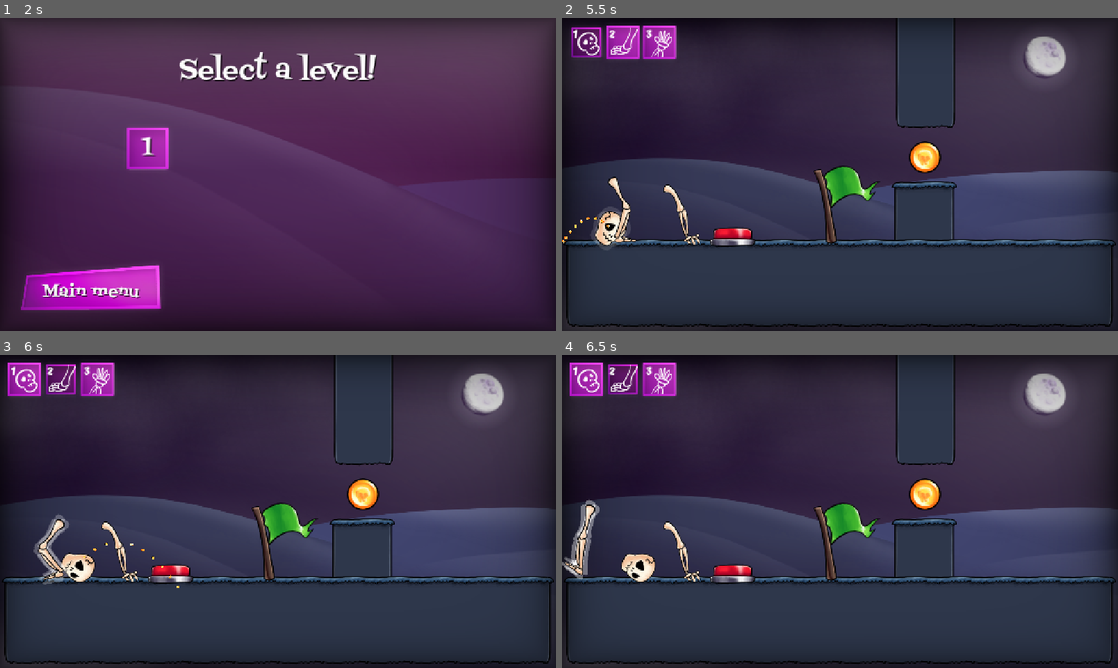
Above: before the commit, frames 1-4 (two rows, left to right).
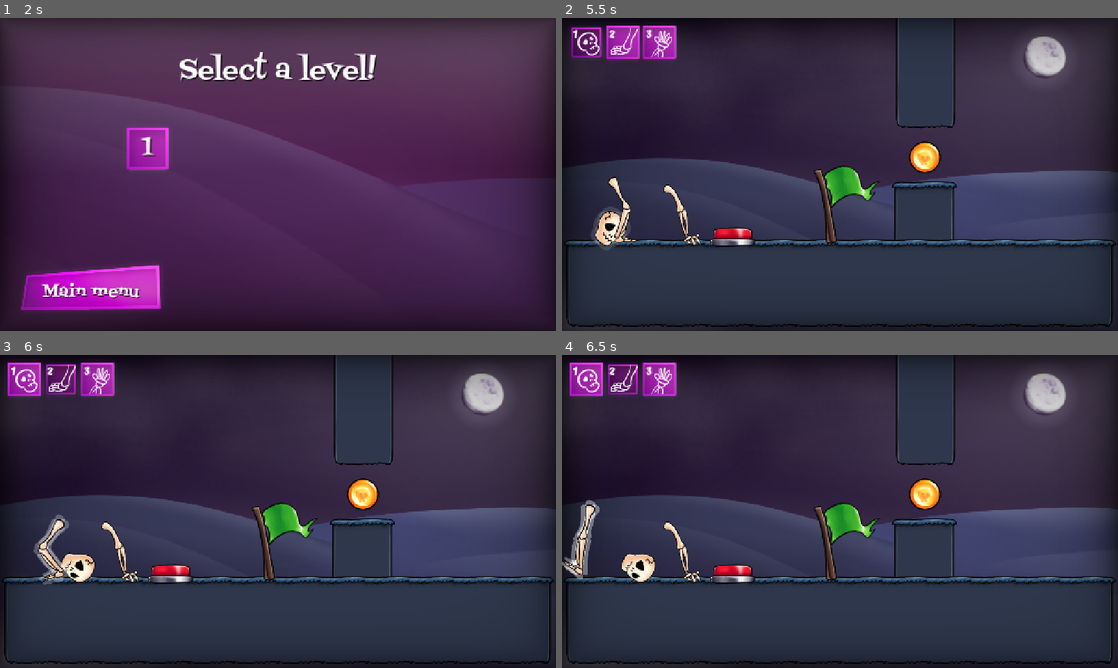
Above: after the commit, the same moments.

Repository: KettLovahr/ludum-dare-58
Game: Godot game, scene res://Scenes/Interface/main_menu.tscn
Same seed, same stepped clock (60 frames per second), same inputs: the game is played once before the commit and once after it. The engine's default icon, where the game draws it, is replaced by a stand-in: a white triangle on a blue panel in a dark square.
Inputs (mouse positions are in pixels of both pictures, inside the frame that each line leads up to):
- Up to frame 1 (2 s): click "Start!" at 0.5 s; move the mouse to (400, 158) at 1.27 s; hold Right (move_right) from 1.28 s (still down); tap Space (move_action) at 1.35 s; click (400, 158) at 1.42 s; tap Up (move_up) at 1.52 s
- Up to frame 2 (5.5 s): release Right (move_right) at 2 s; click "1" at 2 s; click "1" at 2.75 s; click "2" at 3.5 s; click "3" at 4.25 s; move the mouse to (589, 227) at 5.02 s; hold Right (move_right) from 5.03 s (still down); tap Space (move_action) at 5.1 s; click (589, 227) at 5.17 s; tap Up (move_up) at 5.27 s
- Up to frame 3 (6 s): move the mouse to (61, 545) at 5.77 s; release Right (move_right) at 5.78 s; hold Left (move_left) from 5.78 s (still down); tap Space (move_action) at 5.85 s; click (61, 545) at 5.92 s
- Up to frame 4 (6.5 s): keep holding Left (move_left)

Frame 1 is identical in both runs. In frame 2, less than 0.1% of the frame differs, in the area x 0-9%, y 63-72%; in frame 3, less than 0.1%; in frame 4, nothing differs.

Commit message:
Leg can only kick forward

Diff:
--- a/Scenes/Objects/Player/Parts/Leg/KickArea.gd
+++ b/Scenes/Objects/Player/Parts/Leg/KickArea.gd
@@ -7,6 +7,8 @@
 var dist: float
 var height: float
 
+var valid_kick: bool = false
+
 func _ready():
 	generate_curve(1, 1.0/60)
 	%TrajectoryArc.curve = curve
@@ -14,10 +16,17 @@
 func _process(delta: float) -> void:
 	if kick_target != null:
 		var strength = kick_target.global_position.x - global_position.x
-		generate_curve(strength, delta)
+		valid_kick = generate_curve(strength, delta)
 		%TrajectoryArc.global_position = kick_target.global_position
+	%TrajectoryArc.visible = (kick_target != null)\
+		and get_parent().can_kick\
+		and valid_kick
 
-func generate_curve(strength: float, delta: float):
+func generate_curve(strength: float, delta: float) -> bool:
+	var parent: Leg = get_parent()
+	if parent.facing == Leg.Direction.LEFT and strength > 0\
+		or parent.facing == Leg.Direction.RIGHT and strength < 0:
+			return false
 	dist = strength * 6
 	height = abs(strength) * 6
 	if kick_target:
@@ -32,18 +41,16 @@
 		curve.add_point(Vector2(dist * i * delta, yp))
 		yp += yvel * delta
 		yvel += PlayerPart.GRAVITY * delta
+	return true
 
 func handle_kick():
 	kick_target.velocity.x = dist
 	kick_target.velocity.y = -height
-	%TrajectoryArc.hide()
 
 func _on_body_entered(body: Node2D) -> void:
 	if body is PlayerPart and body != get_parent() and kick_target == null:
 		kick_target = body
-		%TrajectoryArc.show()
 
 func _on_body_exited(body: Node2D) -> void:
 	if body == kick_target:
 		kick_target = null
-		%TrajectoryArc.hide()
--- a/Scenes/Objects/Player/Parts/Leg/Leg.gd
+++ b/Scenes/Objects/Player/Parts/Leg/Leg.gd
@@ -7,6 +7,8 @@
 
 var can_kick := true
 var kick_dir: Direction
+
+var facing: Direction = Direction.RIGHT
 
 @onready var KickSound: AudioStreamPlayer = $KickSound
 
@@ -24,9 +26,11 @@
 		if axis < 0:
 			$Root.scale.x = -1
 			$Root/AnimationPlayer.play("walk")
+			facing = Direction.LEFT
 		elif axis > 0:
 			$Root.scale.x = 1
 			$Root/AnimationPlayer.play("walk")
+			facing = Direction.RIGHT
 		else:
 			$Root/AnimationPlayer.play("idle")
 		if Input.is_action_just_pressed("move_action"):
--- a/Scenes/Objects/Player/Parts/Leg/arc_follow.gd
+++ b/Scenes/Objects/Player/Parts/Leg/arc_follow.gd
@@ -12,8 +12,9 @@
 
 func _process(delta):
 	offset += delta / 10
-	for i in range(points):
-		tinies[i].progress_ratio = fmod(((1.0 / points) * i) + offset, 1.0)
+	if curve.get_baked_length() > 0:
+		for i in range(points):
+			tinies[i].progress_ratio = fmod(((1.0 / points) * i) + offset, 1.0)
 
 func create_tiny_sprite():
 	var new_pathfollow := PathFollow2D.new()
